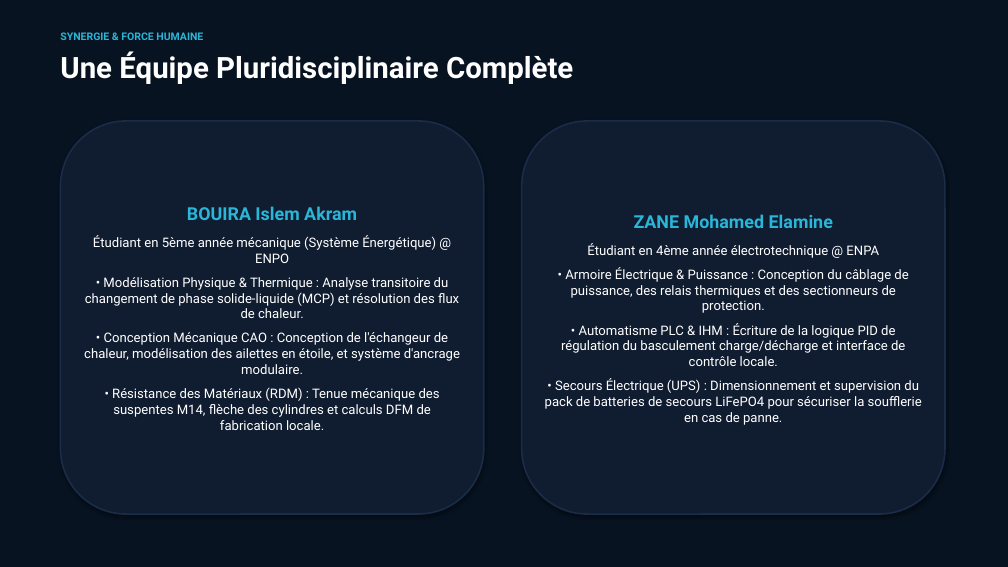
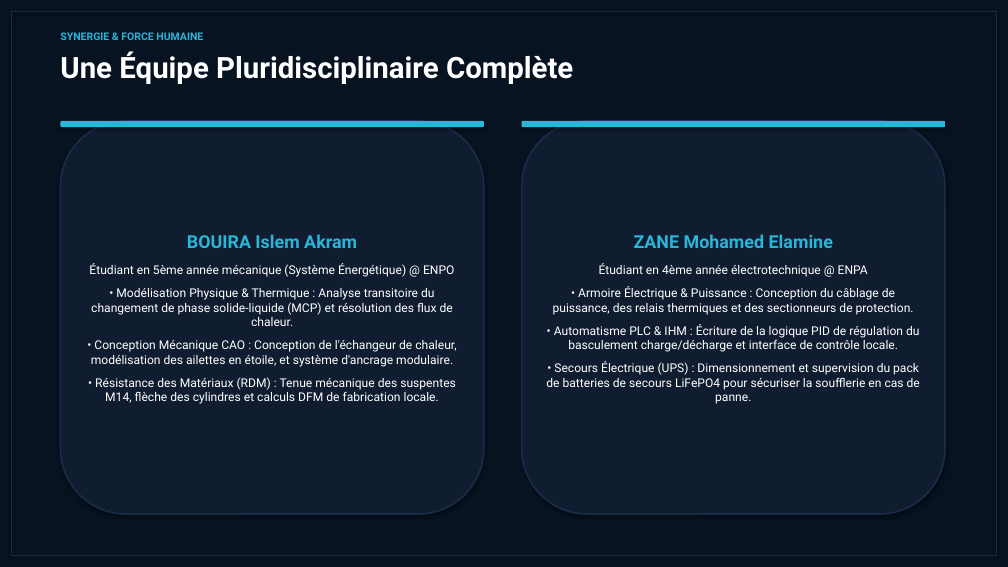
Before and after one commit to Islem-dev31/mcp-tes-simulator, a slide deck: slide 10 of kryodrop_pitch_deck.pptx (slide 8 before the commit). Drawn at 1008x567 pixels with LibreOffice and Linux fonts; fonts in the diff are those of the drawing. Boxes give left, top, right and bottom in pixels: in the first picture for what was removed or moved away, otherwise in the second. Text is boxed around its words. In the diff, an @@ line names an element or a change of style, - is before the commit and + after.

```diff
--- a/kryodrop_pitch_deck.pptx
+++ b/kryodrop_pitch_deck.pptx
@@ rectangle added at (x1=11, y1=11, x2=997, y2=556), outline #1E293B 1.5 pt @@
@@ rounded rectangle added at (x1=60, y1=121, x2=484, y2=127), fill #29B6D8 @@
@@ rounded rectangle added at (x1=522, y1=121, x2=945, y2=127), fill #29B6D8 @@
@@ text at (x1=89, y1=263, x2=456, y2=404): size 12.5 to 11.5 pt @@
@@ text at (x1=546, y1=263, x2=920, y2=404): size 12.5 to 11.5 pt @@
```
Also in this commit, not shown: 6 other slides changed, 3 slides added, 1 slide removed, 8 other files.
